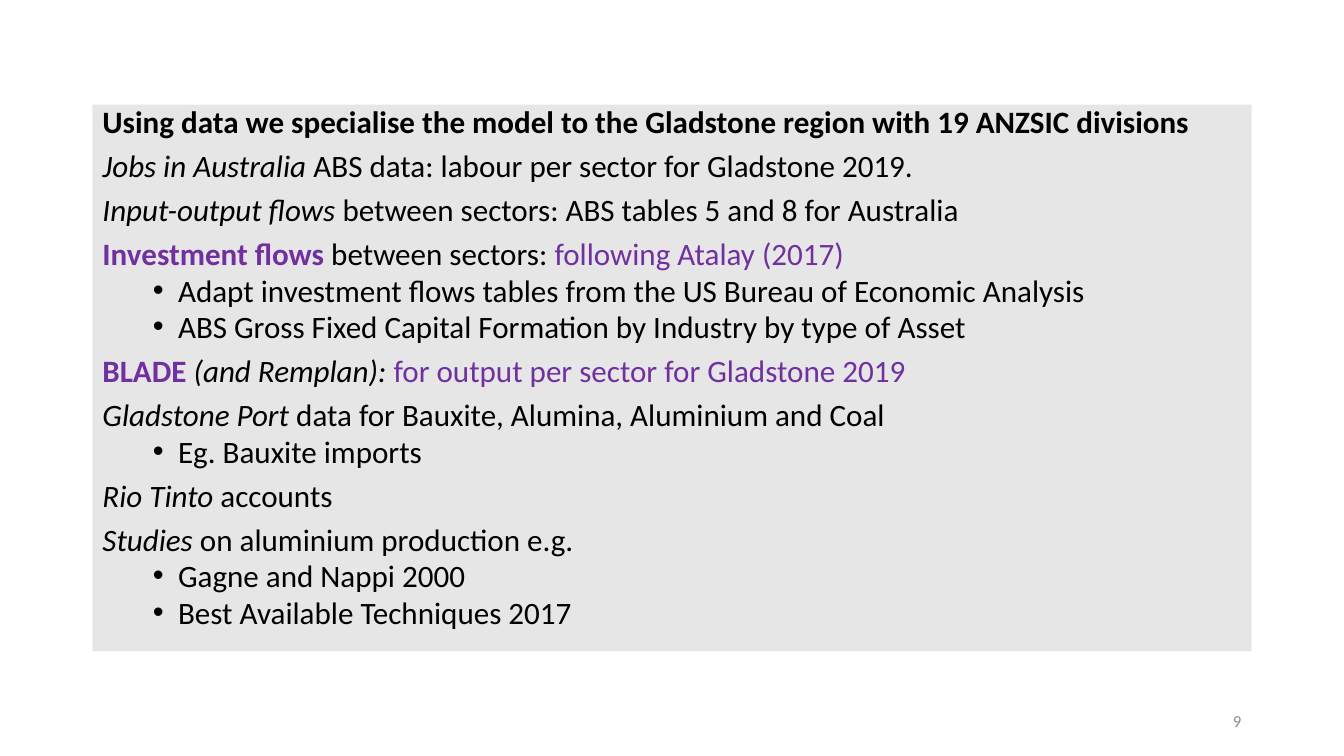
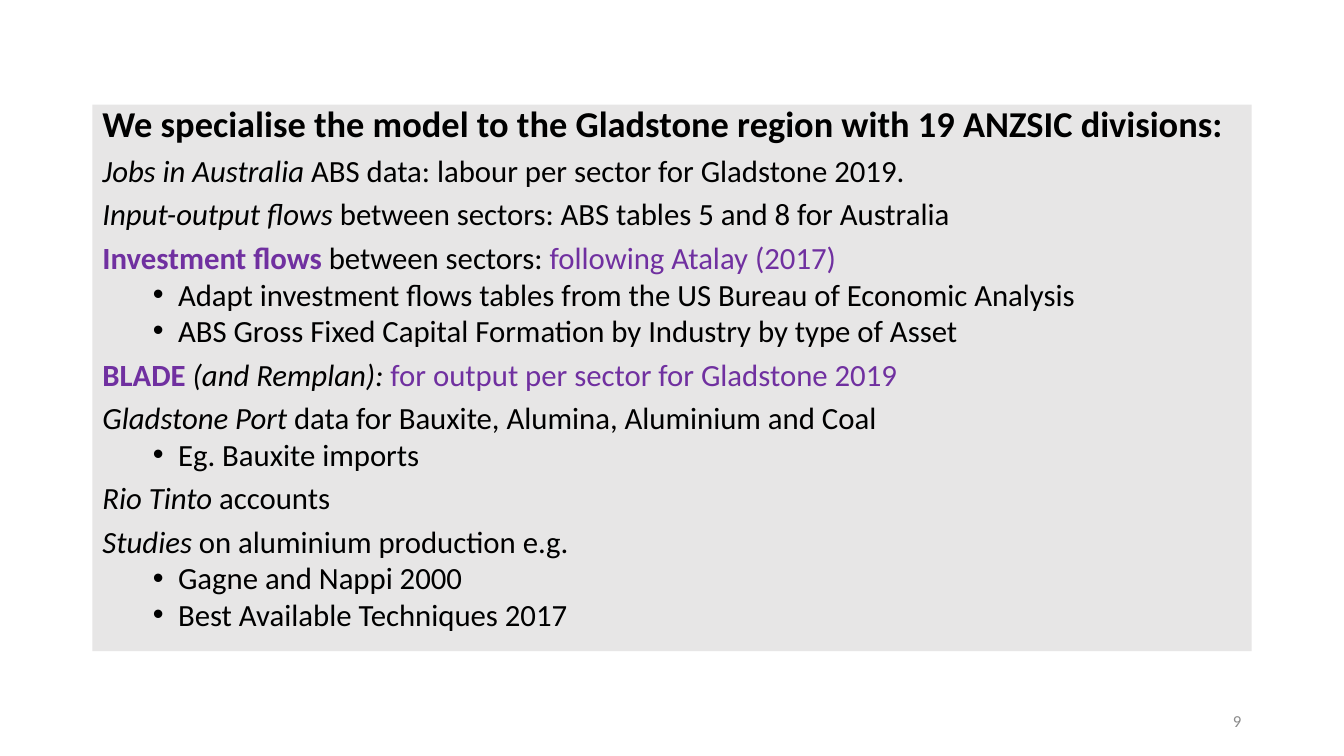
Before and after one commit to patrickocal/gladstone, a slide deck: slide 9 of powerpoint/glad-slides.pptx. Drawn at 1344x756 pixels with LibreOffice and Linux fonts; fonts in the diff are those of the drawing. Boxes give left, top, right and bottom in pixels: in the first picture for what was removed or moved away, otherwise in the second. Text is boxed around its words. In the diff, an @@ line names an element or a change of style, - is before the commit and + after.

```diff
--- a/powerpoint/glad-slides.pptx
+++ b/powerpoint/glad-slides.pptx
@@ text at (x1=102, y1=111, x2=1223, y2=143): text changed; size 22.2 to 26 pt @@
-Using data we specialise the model to the Gladstone region with 19 ANZSIC divisions
+We specialise the model to the Gladstone region with 19 ANZSIC divisions:
@@ text at (x1=102, y1=160, x2=1074, y2=631): size 22.2 to 22 pt in "Jobs in Australia ABS data: labour per ...", "Input-output flows between sectors: ABS tables 5 ...", "Investment flows between sectors: following Atalay (2017)", "Adapt investment flows tables from the US ..." and 8 more places @@
```
Also in this commit, not shown: 4 other slides changed, 1 other file.
